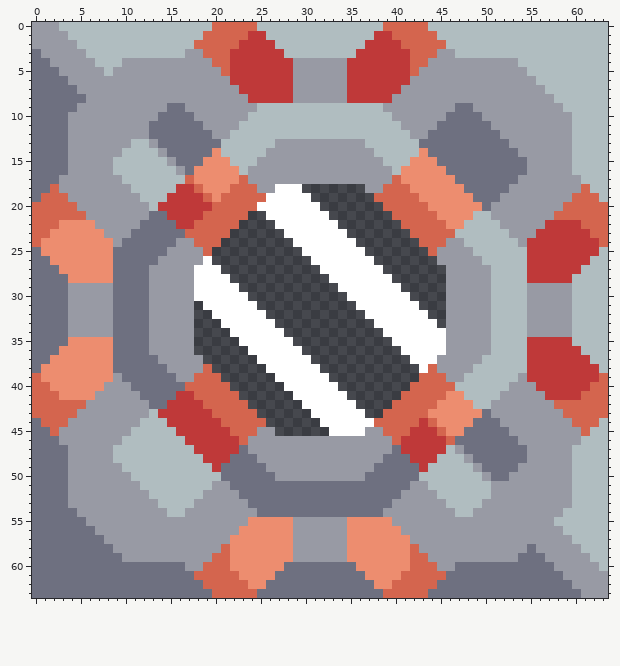
Pixel-art sprite: sprites/blocks/crafting/explodium-mixer.png. The first picture shows the starting point.
The file is 64x64 pixels.
The result:
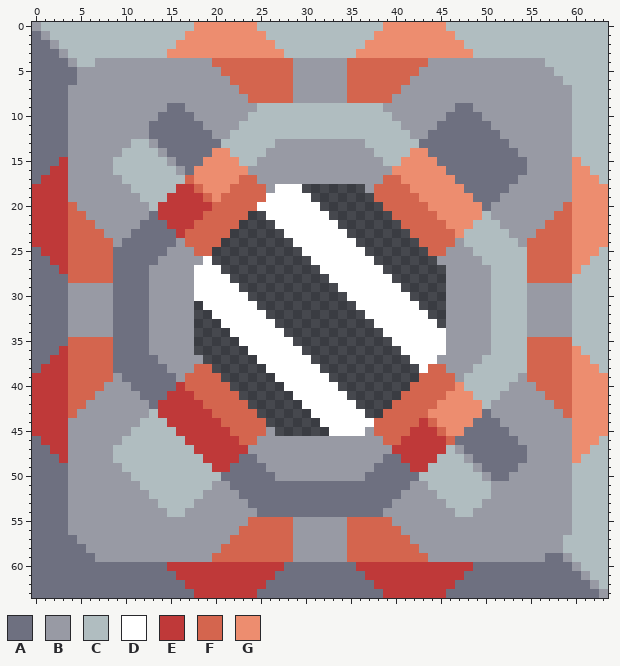
Palette (. is transparent): A #6e7080  B #989aa4  C #b0bdc0  D #ffffff  E #bf3939  F #d4654e  G #ed8d6f
From old to new:
Changed rows in their new state; - is an unchanged pixel.
first column x 0:
 0 -CC---------------GGGGGGG--------------GGGGGGG--------------
 1 A-CC-------------GGGGGGGGG------------GGGGGGGGG-------------
 2 AA-CC-----------GGGGGGGGGGG----------GGGGGGGGGGG------------
 3 -AA-CC---------GGGGGGGGGGGGG--------GGGGGGGGGGGGG-----------
 4 --AA-CCBBB------------FFFFFFF------FFFFFFF------------BBB---
 5 ---AA---B-------------FFFFFFF------FFFFFFF-------------BBB--
 6 ----A-----------------FFFFFFF------FFFFFFF--------------BBB-
 7 ----B------------------FFFFFF------FFFFFF----------------BBB
 8 ----BB------------------FFFFF------FFFFF------------------BB
 9 ----B------------------------------------------------------B
first column x 0:
14 ---------------------G--------------------G---------------------
15 ---E------------------G------------------G------------------G---
16 --EE-------------------G----------------G-------------------GG--
17 -EEE--------------------F--------------F--------------------GGG-
18 EEEE---------------------F------------F---------------------GGGG
19 EEEE--------------------------------------------------------GGGG
20 EEEE--------------------------------------------------------GGGG
21 EEEE----------E----------------------------------G----------GGGG
22 EEEEFFF--------E--------------------------------G--------FFFGGGG
23 EEEEFFFF--------E------------------------------G--------FFFFGGGG
24 EEEEFFFFF--------F----------------------------F--------FFFFFGGGG
25 -EEEFFFFF---------F--------------------------F---------FFFFFGGG-
26 --EEFFFFF----------------------------------------------FFFFFGG--
27 ---EFFFFF----------------------------------------------FFFFFG---
28 ----FFFFF----------------------------------------------FFFFF----
first column x 0:
35 ----FFFFF----------------------------------------------FFFFF----
36 ---EFFFFF----------------------------------------------FFFFFG---
37 --EEFFFFF----------------------------------------------FFFFFGG--
38 -EEEFFFFF---------F--------------------------F---------FFFFFGGG-
39 EEEEFFFFF--------F----------------------------F--------FFFFFGGGG
40 EEEEFFFF--------E------------------------------G--------FFFFGGGG
41 EEEEFFF--------E--------------------------------G--------FFFGGGG
42 EEEE----------E----------------------------------G----------GGGG
43 EEEE--------------------------------------------------------GGGG
44 EEEE--------------------------------------------------------GGGG
45 EEEE---------------------F------------F---------------------GGGG
46 -EEE--------------------F--------------F--------------------GGG-
47 --EE-------------------E----------------E-------------------GG--
48 ---E------------------E------------------E------------------G---
49 ---------------------E--------------------E---------------------
first column x 4:
54 B------------------------------------------------------B----
55 BB------------------FFFFF------FFFFF------------------BB----
56 BBB----------------FFFFFF------FFFFFF------------------B----
57 -BBB--------------FFFFFFF------FFFFFFF-----------------C----
58 --BBB-------------FFFFFFF------FFFFFFF-------------B---CC---
59 ---BBB------------FFFFFFF------FFFFFFF------------BBBAA-CC--
60 -----------EEEEEEEEEEEEE--------EEEEEEEEEEEEE---------AA-CC-
61 ------------EEEEEEEEEEE----------EEEEEEEEEEE-----------AA-CC
62 -------------EEEEEEEEE------------EEEEEEEEE-------------AA-C
63 --------------EEEEEEE--------------EEEEEEE---------------AA-
